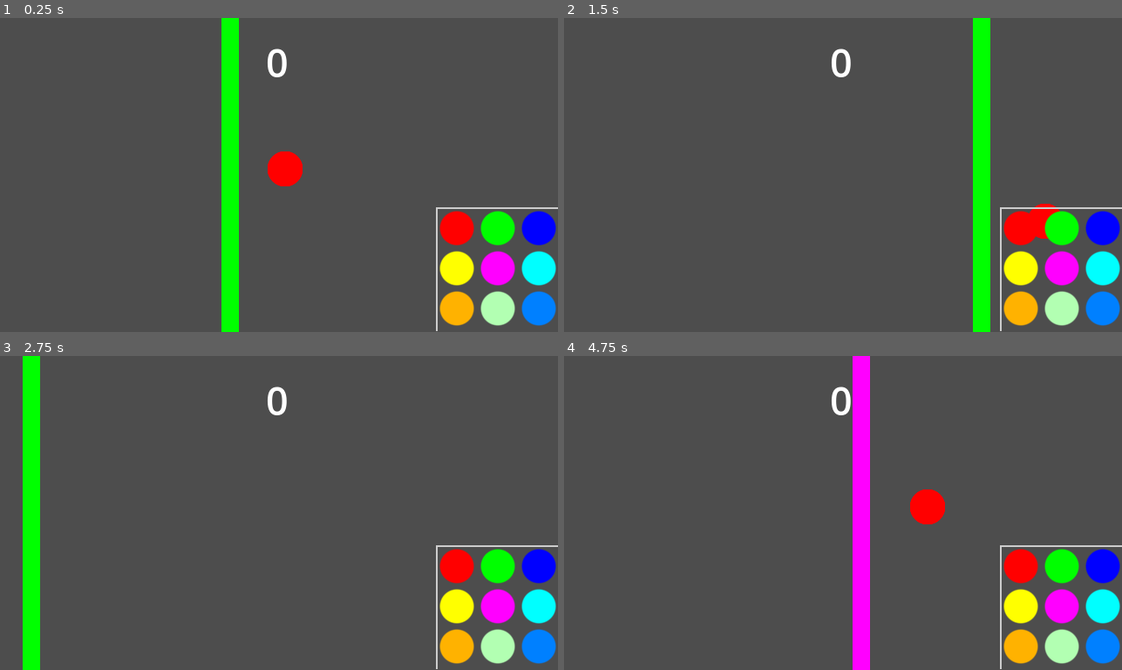
Above: before the commit, frames 1-4 (two rows, left to right).
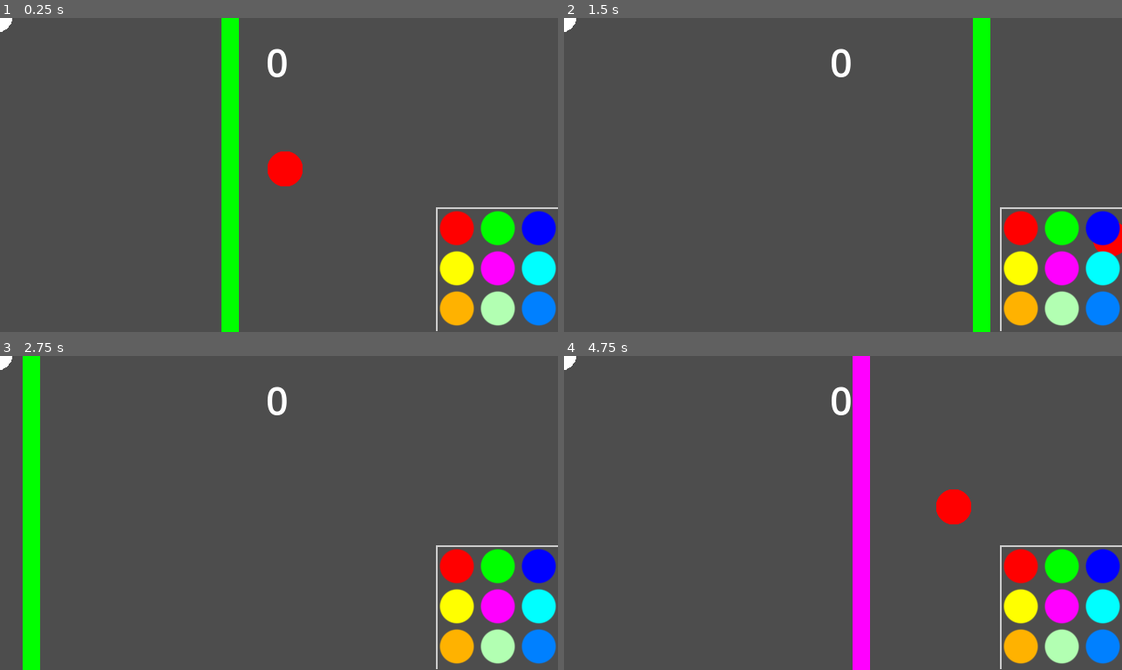
Above: after the commit, the same moments.

Repository: OutworldToast/circolour
Game: Godot game, scene res://src/game/game.tscn
Same seed, same stepped clock (60 frames per second), same inputs: the game is played once before the commit and once after it.
Inputs:
- Up to frame 1 (0.25 s): no input
- Up to frame 2 (1.5 s): tap Enter at 0.5 s; hold D (move_right) 0.53-1.28 s; hold S (move_down) from 1.28 s (still down)
- Up to frame 3 (2.75 s): release S (move_down) at 2.03 s; hold D (move_right) from 2.03 s (still down)
- Up to frame 4 (4.75 s): release D (move_right) at 2.78 s; hold W (move_up) 2.78-3.53 s; hold A (move_left) from 3.53 s (still down)

The runs differ from the first frame. In frame 1, less than 0.1% of the frame differs, in the area x 0-3%, y 0-5%; in frame 2, 0.5%; in frame 3, less than 0.1%; in frame 4, 1.0%, in the area x 0-73%, y 0-54%.

Commit message:
made basic trail

Diff:
--- a/src/game/game.tscn
+++ b/src/game/game.tscn
@@ -1,13 +1,14 @@
-[gd_scene load_steps=10 format=3 uid="uid://dfndd87h3w6cn"]
+[gd_scene load_steps=11 format=3 uid="uid://dfndd87h3w6cn"]
 
-[ext_resource type="PackedScene" uid="uid://d4ktd6y1j6nex" path="res://src/player.tscn" id="1_qnjlk"]
+[ext_resource type="PackedScene" uid="uid://d4ktd6y1j6nex" path="res://src/game/player/player.tscn" id="1_qnjlk"]
 [ext_resource type="Script" uid="uid://dpg1rdmwb32jc" path="res://src/game/game.gd" id="1_s6lek"]
 [ext_resource type="Script" uid="uid://hb3b54m04cv7" path="res://src/game/camera_2d.gd" id="2_jhw8o"]
 [ext_resource type="AudioStream" uid="uid://dhqi7hj68i4ca" path="res://sound/Demonstar Music - Level 7 - Outer Space.mp3" id="2_n7s5x"]
 [ext_resource type="AudioStream" uid="uid://cgaaqkr8l08e8" path="res://sound/coin1.ogg" id="2_yarin"]
 [ext_resource type="AudioStream" uid="uid://btbxfdwj05kbf" path="res://sound/hurt1.ogg" id="3_jhw8o"]
-[ext_resource type="PackedScene" uid="uid://ch1jfy1gpg0q6" path="res://src/line/line.tscn" id="3_kgj8g"]
+[ext_resource type="PackedScene" uid="uid://ch1jfy1gpg0q6" path="res://src/game/line/line.tscn" id="3_kgj8g"]
 [ext_resource type="PackedScene" uid="uid://dw1delj4qvwby" path="res://src/UI/hud_colour.tscn" id="4_l80un"]
+[ext_resource type="PackedScene" uid="uid://dyerbmhiyfilw" path="res://src/game/player/trail.tscn" id="9_6kr85"]
 
 [sub_resource type="StyleBoxFlat" id="StyleBoxFlat_l80un"]
 draw_center = false
@@ -104,5 +105,9 @@
 text = "0"
 horizontal_alignment = 1
 
+[node name="Trail" parent="." node_paths=PackedStringArray("target") instance=ExtResource("9_6kr85")]
+width = 40.0
+target = NodePath("../Player")
+
 [connection signal="game_over" from="Player" to="." method="_on_player_game_over"]
 [connection signal="score_earned" from="Player" to="." method="_on_player_score_earned"]
--- a/src/line/line.tscn
+++ b/src/game/line/line.tscn
@@ -1,6 +1,6 @@
 [gd_scene load_steps=5 format=3 uid="uid://ch1jfy1gpg0q6"]
 
-[ext_resource type="Script" uid="uid://bb8d7fvonec56" path="res://src/line/line.gd" id="1_3j02d"]
+[ext_resource type="Script" uid="uid://bb8d7fvonec56" path="res://src/game/line/line.gd" id="1_3j02d"]
 [ext_resource type="Shader" uid="uid://brq0ho7dxmxkn" path="res://shaders/shape.gdshader" id="2_n0ls6"]
 
 [sub_resource type="RectangleShape2D" id="RectangleShape2D_qbvsa"]
--- a/src/player.gd
+++ b/src/game/player/player.gd
@@ -3,6 +3,8 @@
 
 signal score_earned()
 signal game_over()
+
+signal colour_changed()
 
 @export var SPEED: float = 300.0
 
@@ -47,6 +49,9 @@
 			# the setter for current color will change the color in the shader
 			current_color = colors[index]
 
+			## could also be done in the setter
+			colour_changed.emit()
+
 func _process(delta: float) -> void:
 
 	var velocity: Vector2 = Vector2.ZERO
--- a/src/player.tscn
+++ b/src/game/player/player.tscn
@@ -1,6 +1,6 @@
 [gd_scene load_steps=6 format=3 uid="uid://d4ktd6y1j6nex"]
 
-[ext_resource type="Script" uid="uid://sa5mlvh3lw8e" path="res://src/player.gd" id="1_gmfve"]
+[ext_resource type="Script" uid="uid://sa5mlvh3lw8e" path="res://src/game/player/player.gd" id="1_gmfve"]
 [ext_resource type="Shader" uid="uid://bew3081dmsys2" path="res://shaders/circle.gdshader" id="1_lowyb"]
 
 [sub_resource type="ShaderMaterial" id="ShaderMaterial_gmfve"]
@@ -17,6 +17,7 @@
 [node name="Player" type="Area2D"]
 collision_mask = 2
 script = ExtResource("1_gmfve")
+SPEED = 400.0
 
 [node name="Sprite2D" type="Sprite2D" parent="."]
 material = SubResource("ShaderMaterial_gmfve")
--- /dev/null
+++ b/src/game/player/trail.gd
@@ -0,0 +1,24 @@
+extends Line2D
+class_name Trail
+
+# could be a node2d as well
+# its nice if its player, since we know it has a current color
+@export var player: Player
+
+@onready var curve: Curve2D = Curve2D.new()
+
+const MAX_POINTS: int = 150
+
+func _process(_delta: float) -> void:
+
+    if not player:
+        return
+
+    default_color = player.current_color
+
+    curve.add_point(player.global_position)
+
+    if curve.get_baked_points().size() > MAX_POINTS:
+        curve.remove_point(0)
+
+    points = curve.get_baked_points()
--- /dev/null
+++ b/src/game/player/trail.tscn
@@ -0,0 +1,18 @@
+[gd_scene load_steps=3 format=3 uid="uid://dyerbmhiyfilw"]
+
+[ext_resource type="Script" uid="uid://bwntevgmutj8" path="res://src/game/player/trail.gd" id="1_o4piu"]
+
+[sub_resource type="Curve" id="Curve_ktxgs"]
+_data = [Vector2(0, 0.039281), 0.0, 0.0, 0, 0, Vector2(0.99671, 0.939414), 0.0, 0.0, 0, 0]
+point_count = 2
+
+[node name="Line2D" type="Line2D"]
+z_index = -1
+points = PackedVector2Array(-124, -36, -85, 27, -3, -1)
+width = 30.0
+width_curve = SubResource("Curve_ktxgs")
+joint_mode = 2
+begin_cap_mode = 2
+end_cap_mode = 2
+antialiased = true
+script = ExtResource("1_o4piu")
Renamed: src/line/line.gd -> src/game/line/line.gd
Renamed: src/line/line.gd.uid -> src/game/line/line.gd.uid
Renamed: src/player.gd.uid -> src/game/player/player.gd.uid
Not shown, added: src/game/player/trail.gd.uid
